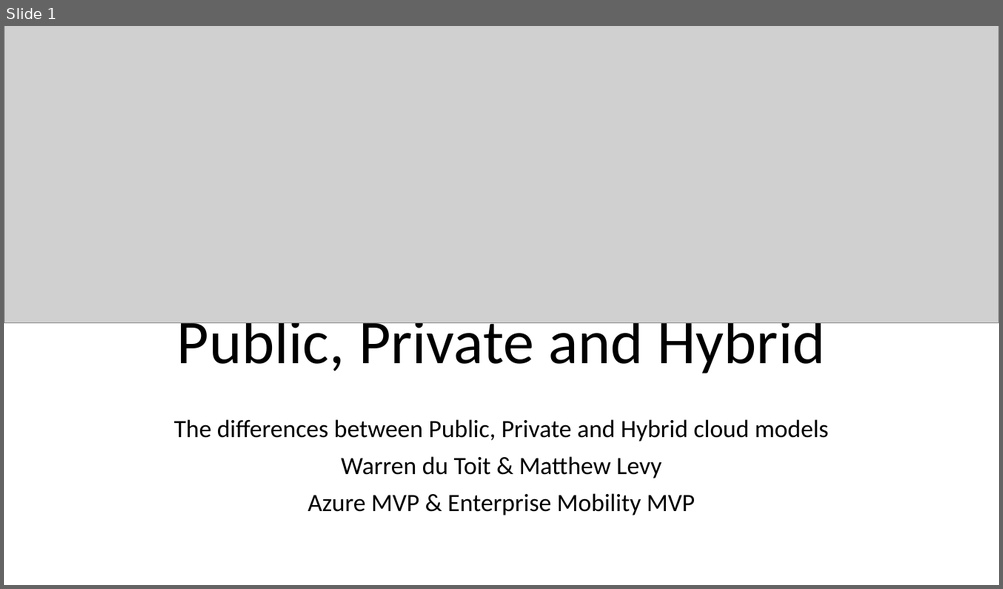
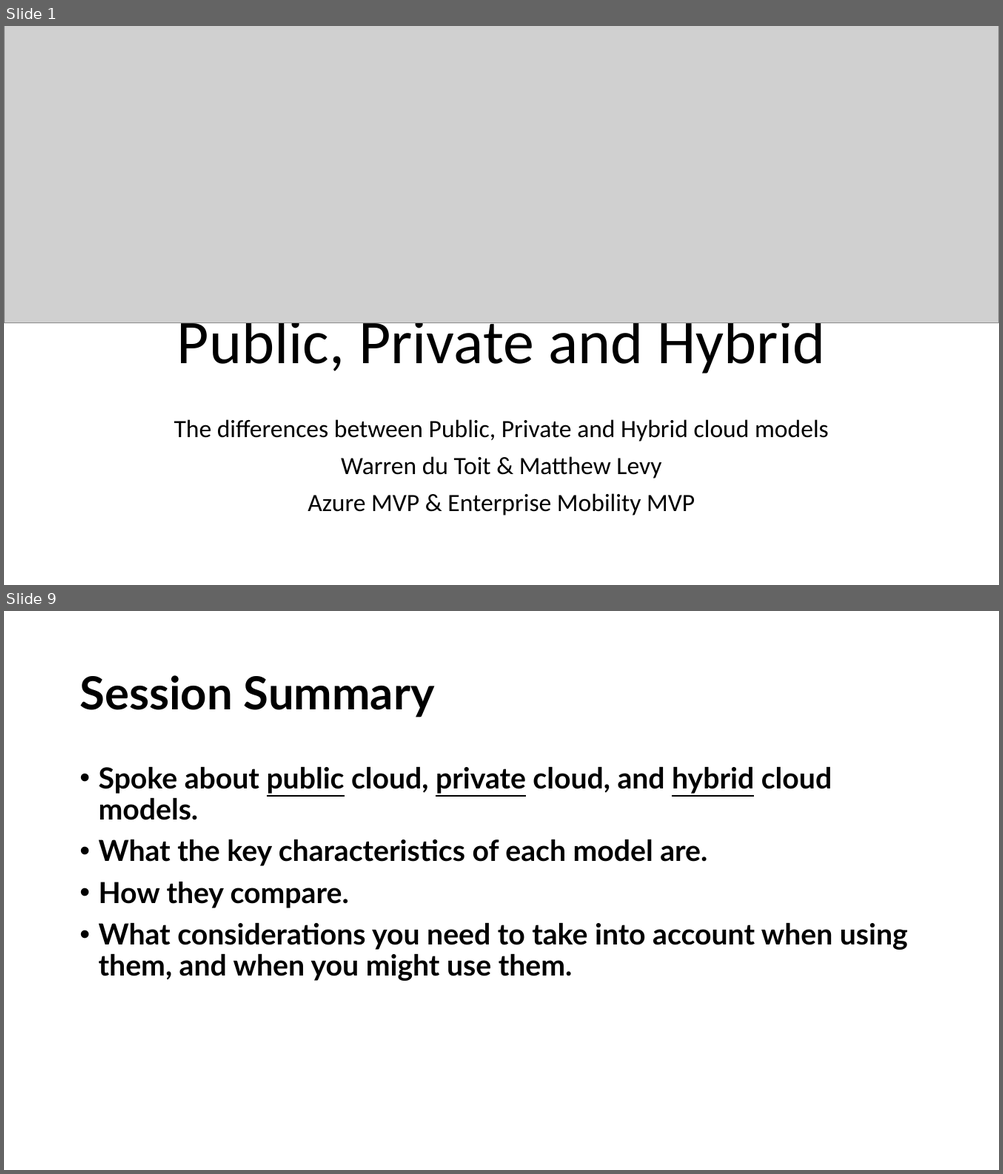
Before and after one commit to warrendt/cloudfridays, a slide deck: content/Azure Fundamentals/1. Understand cloud concepts/3. The differences between Public, Private and Hybrid cloud models.pptx. Shown one above the other, each under a label of ours: slide 1 before the commit, slides 1 and 9 after it; the slides between them are not shown. The pictures are 1003x589 and 1003x1174 pixels, drawn with LibreOffice and Linux fonts; fonts in the diff are those of the drawing; grey boxes stand for pictures; background and template pictures are left out. Boxes give left, top, right and bottom in pixels: in the first picture for what was removed or moved away, otherwise in the second. Text is boxed around its words. In the diff, an @@ line names an element or a change of style, - is before the commit and + after.

```diff
--- a/content/Azure Fundamentals/1. Understand cloud concepts/3. The differences between Public, Private and Hybrid cloud models.pptx
+++ b/content/Azure Fundamentals/1. Understand cloud concepts/3. The differences between Public, Private and Hybrid cloud models.pptx
@@ slide 9 added at (4, 611, 999, 1170), background #FFFFFF @@
@@ title added at (79, 675, 435, 718), 44 pt, text #000000, bold @@
+Session Summary
@@ text added at (99, 767, 908, 981), 28 pt, text #000000, bold @@
+• Spoke about public cloud, private cloud, and hybrid cloud models.
+• What the key characteristics of each model are.
+• How they compare.
+• What considerations you need to take into account when using them, and when you might use them.
```
Also in this commit, not shown: 4 slides changed, 2 other slides added, 1 other file.
